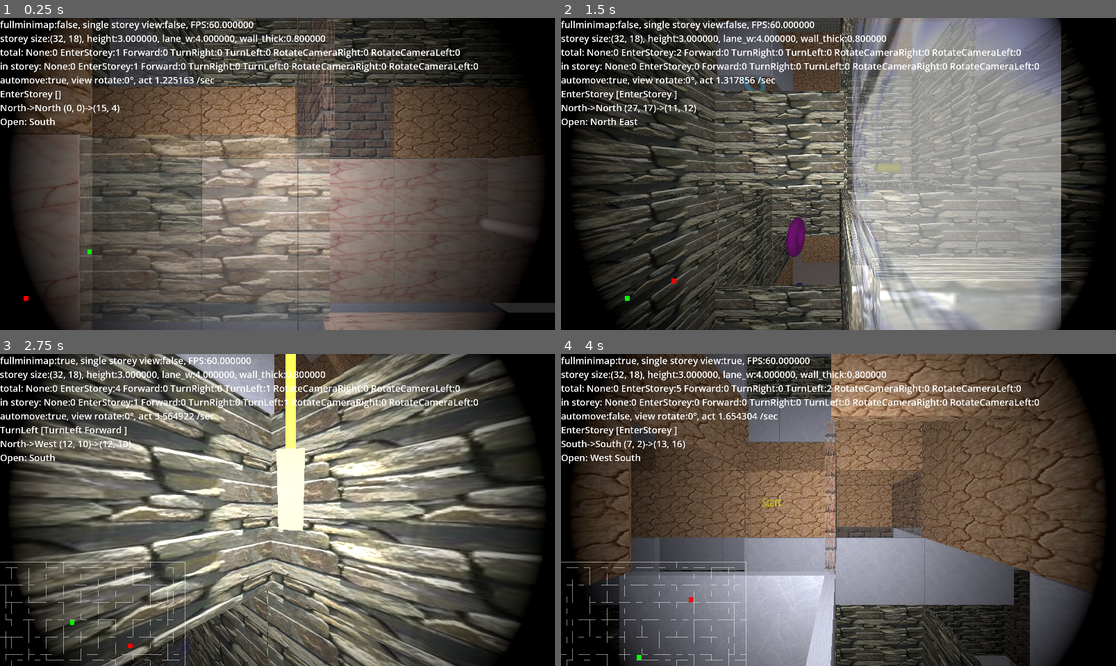
Above: before the commit, frames 1-4 (two rows, left to right).
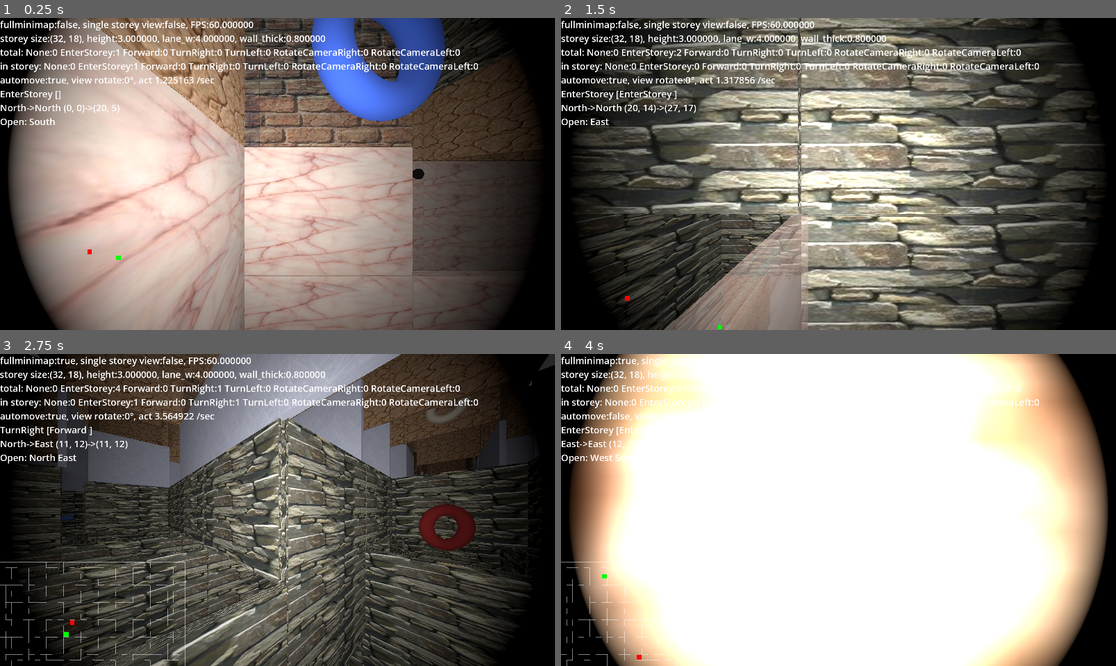
Above: after the commit, the same moments.

Repository: kasworld/gd4maze3d
Game: Godot game, scene res://main.tscn
Same seed, same stepped clock (60 frames per second), same inputs: the game is played once before the commit and once after it.
Inputs (mouse positions are in pixels of both pictures, inside the frame that each line leads up to):
- Up to frame 1 (0.25 s): no input
- Up to frame 2 (1.5 s): tap Enter at 0.5, 0.6, 1.35 s; move the mouse to (960, 158) at 0.52 s; hold Right 0.53-1.28 s; click (960, 158) at 0.67 s; tap Space at 0.77 s; move the mouse to (727, 189) at 1.27 s; hold Down from 1.28 s (still down)
- Up to frame 3 (2.75 s): tap Space at 1.52 s; move the mouse to (333, 441) at 2.02 s; release Down at 2.03 s; hold Right from 2.03 s (still down); tap 1 at 2.1 s; tap Enter at 2.3 s
- Up to frame 4 (4 s): move the mouse to (810, 572) at 2.77 s; release Right at 2.78 s; hold Up 2.78-3.53 s; tap 2 at 2.85 s; click (810, 572) at 2.92 s; tap Space at 3.02, 3.77 s; tap Enter at 3.05, 3.8 s; move the mouse to (1005, 556) at 3.52 s; hold Left from 3.53 s (still down); tap 3 at 3.6 s

The runs differ from the first frame. In frame 1, 66% of the frame differs, in the area x 1-100%, y 0-100%; in frame 2, 65%; in frame 3, 65%; in frame 4, 90%, in the area x 0-99%, y 0-100%.

Commit message:
last storey goal pos to this storey start pos

Diff:
--- a/main.gd
+++ b/main.gd
@@ -10,7 +10,11 @@
 var storey_list :Array[Storey]
 func get_cur_storey()->Storey:
 	return storey_list[StoreyPlay]
-func add_new_storey(msize :Vector2i, h :float, lw :float, wt :float, stp :Vector2i, gp :Vector2i)->void:
+func add_new_storey(msize :Vector2i, h :float, lw :float, wt :float)->void:
+	var gp = rand_pos()
+	var stp = rand_pos()
+	if storey_list.size() > 0 :
+		stp = storey_list[-1].goal_pos
 	var st = storey_scene.instantiate()
 	add_child(st)
 	st.init(msize,h,lw,wt,stp,gp)
@@ -51,7 +55,7 @@
 		else :
 			pl.init(false, true)
 	for i in StoreyCount:
-		add_new_storey(maze_size,storey_h,lane_w,wall_thick,rand_pos(),rand_pos())
+		add_new_storey(maze_size,storey_h,lane_w,wall_thick)
 	get_viewport().size_changed.connect(vpsize_changed)
 	enter_new_storey()
 
@@ -61,7 +65,7 @@
 
 func enter_new_storey()->void:
 	del_old_storey()
-	add_new_storey(maze_size,storey_h,lane_w,wall_thick,rand_pos(),rand_pos())
+	add_new_storey(maze_size,storey_h,lane_w,wall_thick)
 	for i in StoreyCount:
 		storey_list[i].view_floor_ceiling(false,false)
 	storey_list[0].view_floor_ceiling(true,false)
@@ -177,9 +181,9 @@
 
 # dur : 0 - 1 :second
 func animate_storey_y_by_dur(i :int, dur :float)->void:
-	var storey_h = storey_list[i].storey_h
-	var posy = (i - StoreyPlay)*storey_h
-	storey_list[i].position.y = lerpf(posy+storey_h, posy, dur)
+	var sth = storey_list[i].storey_h
+	var posy = (i - StoreyPlay)*sth
+	storey_list[i].position.y = lerpf(posy+sth, posy, dur)
 
 # dur : 0 - 1 :second
 func animate_move_by_dur(pl :Character, dur :float)->void:
